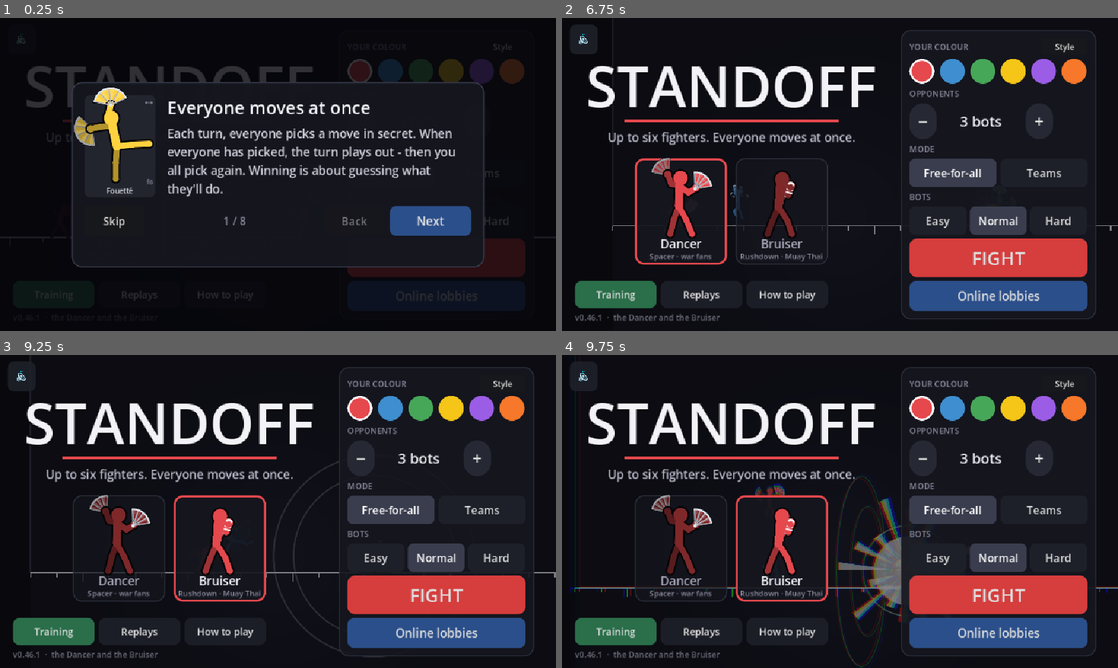
Above: before the commit, frames 1-4 (two rows, left to right).
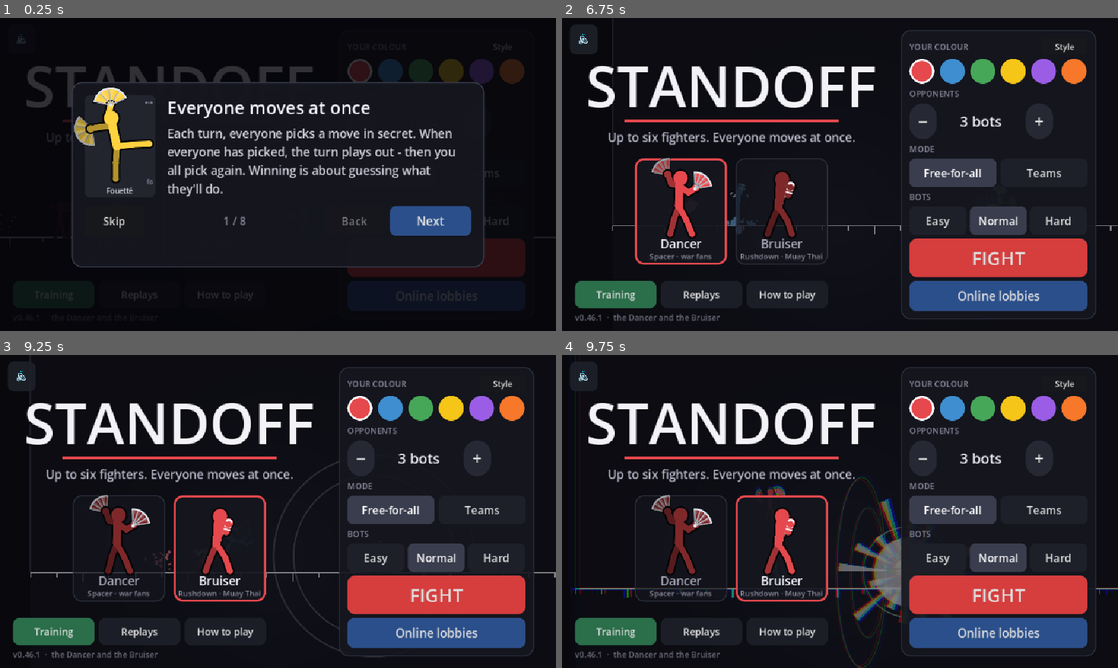
Above: after the commit, the same moments.

Repository: Veriduim/standoff
Game: Godot game, scene res://scenes/main.tscn
Two runs of this game, one before a commit and one after it. Both use one fixed random seed, a clock stepped at 60 frames per second and the inputs below.
Inputs (mouse positions are in pixels of both pictures, inside the frame that each line leads up to):
- Up to frame 1 (0.25 s): no input
- Up to frame 2 (6.75 s): click "Easy" at 0.5 s; click "Easy" at 1.25 s; click "Normal" at 2 s; click "Normal" at 2.75 s; click "Replays" at 3.5 s; click "Replays" at 4.25 s; click "Replays" at 5 s; click "Skip" at 5.75 s; click (678, 212) at 6.5 s
- Up to frame 3 (9.25 s): click (222, 549) at 7.25 s; click "Style" at 8 s; click "Done" at 8.75 s
- Up to frame 4 (9.75 s): click (923, 408) at 9.52 s

The runs differ from the first frame. In frame 2, 0.1% of the frame differs, in the area x 29-36%, y 52-70%; in frame 3, less than 0.1%; in frame 4, 1.5%, in the area x 1-100%, y 38-100%.

Commit message:
Step 2, movement: own drawings for Dash, Jump, Super Jump, Air Dash, Fast Fall, Back Step; YOMI-style dot bursts
Timmy 23 Oct 13:33-13:39 ("Just use YOMI and its Char Mods as inspiration" / "cool and snappy"): dash push-off +
chasse, a jump's stretched take-off, a super jump's loaded crouch, a flat-out air dash, a pencil fast fall, her hop-back
step; round dots in the fighter's colour shot out and slowing to a stop (YOMI's Jump / DashFloor / Dash / Landing
particles' counts and speeds, study only) on take-off, air jump, dash, landing.

Co-Authored-By: Claude Opus 5.5 <noreply@anthropic.com>
Claude-Session: https://claude.ai/code/session_01R2BMJXrBvoYP4Xx7LuCm2G

Diff:
--- a/scripts/sim/moves.gd
+++ b/scripts/sim/moves.gd
@@ -109,28 +109,28 @@
 		"walk": {"name": "Walk", "tab": "move", "kind": "move", "interrupt": true, "frames": 16, "where": "ground", "aim": "facing",
 			"motion": [[0, 13, 6.5, 0.0]], "pose": [[0, "walk1"], [5, "walk2"], [10, "walk1"], [14, "idle"]]},
 		"dash": {"name": "Dash", "tab": "move", "kind": "move", "interrupt": true, "frames": 12, "where": "ground", "aim": "facing",
-			"motion": [[1, 30, 15.0, 0.0]], "dist": [10, 20, 0.3], "pose": [[0, "dash"], [12, "idle"]]},   # (17 -> 15 (05:03):
+			"motion": [[1, 30, 15.0, 0.0]], "dist": [10, 20, 0.3], "pose": [[0, "dash_off"], [3, "dash"], [8, "dash_2"], [12, "idle"]]},   # (17 -> 15 (05:03):
 		# a zoner is slower going in - her Back Step stays as quick)
 		"backstep": {"name": "Back Step", "tab": "move", "kind": "move", "interrupt": true, "frames": 14, "where": "ground",
 			"aim": "facing", "motion": [[1, 10, -11.0, 0.0]], "invuln": [1, 6],
-			"pose": [[0, "crouch"], [4, "fall"], [11, "idle"]], "icon": "fall"},
+			"pose": [[0, "crouch"], [2, "backstep_hop"], [9, "fs_land"], [12, "idle"]], "icon": "backstep_hop"},
 		"roll": {"name": "Dodge", "tab": "defend", "floor": true, "kind": "move", "frames": 22, "where": "ground", "aim": "facing",
 			"motion": [[2, 17, 12.0, 0.0]], "invuln": [2, 14], "pose": [[0, "crouch"], [2, "dive"], [5, "tuck@90g"], [9, "tuck@180g"], [13, "tuck@270g"], [17, "crouch"]],
 			"pose_back": [[0, "crouch"], [2, "sitback"], [5, "tuck@-90g"], [9, "tuck@-180g"], [13, "tuck@-270g"], [17, "crouch"]],
 			"icon": "roll"},
 		"jump": {"name": "Jump", "tab": "move", "kind": "move", "interrupt": true, "frames": 6, "where": "ground", "aim": "up",
-			"dist": [6, 6, 0.72], "motion": [[1, 1, ["px", 8.5], -16.0]], "pose": [[0, "crouch"], [1, "jump"]], "icon": "jump",
+			"dist": [6, 6, 0.72], "motion": [[1, 1, ["px", 8.5], -16.0]], "pose": [[0, "crouch"], [1, "jump_off"], [4, "jump"]], "icon": "jump",
 			"pose_back": [[0, "crouch"], [1, "arch"], [3, "arch@-75"], [5, "tuck@-220"]]},
 		"superjump": {"name": "Super Jump", "tab": "move", "kind": "move", "interrupt": true, "frames": 12, "where": "ground",
-			"aim": "up", "motion": [[5, 5, ["px", 9.5], -21.5]], "pose": [[0, "crouch"], [5, "jump"]], "icon": "jump"},
+			"aim": "up", "motion": [[5, 5, ["px", 9.5], -21.5]], "pose": [[0, "crouch_deep"], [5, "jump_off"], [9, "jump"]], "icon": "jump"},
 		"airdash": {"name": "Air Dash", "tab": "move", "kind": "move", "interrupt": true, "frames": 14, "where": "air", "aim": "dir8",
-			"float": true, "air_option": true, "dist": [8, 16, 0.4], "motion": [[0, 13, ["px", 14.0], ["py", 14.0]]], "pose": [[0, "dash"]]},
+			"float": true, "air_option": true, "dist": [8, 16, 0.4], "motion": [[0, 13, ["px", 14.0], ["py", 14.0]]], "pose": [[0, "airdash"]], "icon": "airdash"},
 		"airjump": {"name": "Air Jump", "tab": "move", "kind": "move", "interrupt": true, "frames": 6, "where": "air",
 			"aim": "up", "air_option": true, "dist": [6, 6, 0.65], "motion": [[1, 1, ["px", 7.5], -14.0]],
 			"pose": [[0, "tuck@30"], [1, "tuck@120"], [3, "tuck@210"], [5, "tuck@300"]], "icon": "jump",
 			"pose_back": [[0, "arch"], [2, "arch@-80"], [4, "tuck@-220"]]},
 		"fastfall": {"name": "Fast Fall", "tab": "move", "kind": "move", "interrupt": true, "frames": 6, "where": "air", "aim": "none",
-			"motion": [[0, 0, 0.0, 18.0]], "pose": [[0, "fall"]]},
+			"motion": [[0, 0, 0.0, 18.0]], "pose": [[0, "fastfall"]], "icon": "fastfall"},
 		# ---- on the ground
 		# ---- her dance moves (20 Oct 16:17 "All sounds good to me": a melee spacer - YOMI's Cowboy the model, her fans
 		# her blades; each move's frames its nearest YOMI move's; "drawn": posed at full stretch, no exaggeration)
@@ -368,7 +368,7 @@
 			"motion": [[0, 13, 7.5, 0.0]], "pose": [[0, "b_walk1"], [5, "b_walk2"], [10, "b_walk1"], [14, "b_idle"]],
 			"icon": "b_walk1"},
 		"dash": {"name": "Dash", "tab": "move", "kind": "move", "interrupt": true, "frames": 12, "where": "ground", "aim": "facing",
-			"motion": [[1, 30, 19.0, 0.0]], "dist": [10, 20, 0.3], "pose": [[0, "b_dash"], [12, "b_idle"]], "icon": "b_dash"},
+			"motion": [[1, 30, 19.0, 0.0]], "dist": [10, 20, 0.3], "pose": [[0, "b_dash_off"], [3, "b_dash"], [12, "b_idle"]], "icon": "b_dash"},
 		"backstep": {"name": "Back Step", "tab": "move", "kind": "move", "interrupt": true, "frames": 14, "where": "ground",
 			"aim": "facing", "motion": [[1, 9, -9.0, 0.0]], "invuln": [1, 5],
 			"pose": [[0, "b_idle"], [3, "b_lean"], [11, "b_idle"]], "icon": "b_lean"},
@@ -387,16 +387,16 @@
 			"pose_back": [[0, "crouch"], [2, "sitback"], [4, "tuck@-90g"], [7, "tuck@-180g"], [11, "tuck@-270g"], [15, "crouch"]],
 			"icon": "roll"},
 		"jump": {"name": "Jump", "tab": "move", "kind": "move", "interrupt": true, "frames": 6, "where": "ground", "aim": "up",
-			"dist": [6, 6, 0.72], "motion": [[1, 1, ["px", 7.5], -14.0]], "pose": [[0, "crouch"], [1, "jump"]], "icon": "jump",
+			"dist": [6, 6, 0.72], "motion": [[1, 1, ["px", 7.5], -14.0]], "pose": [[0, "crouch"], [1, "jump_off"], [4, "jump"]], "icon": "jump",
 			"pose_back": [[0, "crouch"], [1, "arch"], [3, "arch@-75"], [5, "tuck@-220"]]},
 		"superjump": {"name": "Super Jump", "tab": "move", "kind": "move", "interrupt": true, "frames": 12, "where": "ground",
-			"aim": "up", "motion": [[5, 5, ["px", 8.5], -18.5]], "pose": [[0, "crouch"], [5, "jump"]], "icon": "jump"},
+			"aim": "up", "motion": [[5, 5, ["px", 8.5], -18.5]], "pose": [[0, "crouch_deep"], [5, "jump_off"], [9, "jump"]], "icon": "jump"},
 		"airjump": {"name": "Air Jump", "tab": "move", "kind": "move", "interrupt": true, "frames": 6, "where": "air",
 			"aim": "up", "air_option": true, "dist": [6, 6, 0.65], "motion": [[1, 1, ["px", 6.0], -11.0]],
 			"pose": [[0, "tuck@30"], [1, "tuck@120"], [3, "tuck@210"], [5, "tuck@300"]], "icon": "jump",
 			"pose_back": [[0, "arch"], [2, "arch@-80"], [4, "tuck@-220"]]},
 		"fastfall": {"name": "Fast Fall", "tab": "move", "kind": "move", "interrupt": true, "frames": 6, "where": "air", "aim": "none",
-			"motion": [[0, 0, 0.0, 18.0]], "pose": [[0, "fall"]]},
+			"motion": [[0, 0, 0.0, 18.0]], "pose": [[0, "fastfall"]], "icon": "fastfall"},
 		# ---- on the ground: the boxer's hands, the Thai fighter's shins and elbows
 		"jab": {"name": "Jab", "tab": "attack", "drawn": true, "kind": "attack", "proration": 2, "frames": 14, "where": "ground", "aim": "facing",
 			"motion": [[2, 5, 3.0, 0.0]],
--- a/scripts/ui/fx.gd
+++ b/scripts/ui/fx.gd
@@ -398,6 +398,52 @@
 		"r": 0.0, "w": 0.0, "x": 0.0})
 
 
+## YOMI's movement particles (23 Oct 13:36 Timmy: "Just use YOMI and its Char Mods as inspiration"): round dots in the
+## fighter's colour shot out and slowing to a stop - its JumpParticle, DashFloorParticle, DashParticle, LandingParticle
+## (study only: their counts, spreads, speeds, lifetimes, damping), scaled from YOMI's 32-tall fighters to ours.
+const YS := 3.3
+
+
+func _dots(at: Vector2, dir: Vector2, spread_deg: float, n: int, speed: float, life: float, size: float, c: Color,
+		rect := 0.0, sphere := 0.0) -> void:
+	for i in n:
+		var a := dir.angle() + deg_to_rad(_rng.randf_range(-spread_deg, spread_deg))
+		var off := Vector2(_rng.randf_range(-rect, rect), 0.0) * YS
+		if sphere > 0.0:
+			off = Vector2.from_angle(_rng.randf() * TAU) * _rng.randf() * sphere * YS
+		_add("dot", at + off, Vector2.from_angle(a) * speed * YS * _rng.randf_range(0.15, 1.0),
+				life * _rng.randf_range(0.25, 1.0), c, size * YS * _rng.randf_range(0.45, 1.0), 35.8 * YS * BIG)
+
+
+## A jump leaving the floor: a burst straight down off the feet, a little spray along the floor both ways.
+func takeoff(feet: Vector2, c: Color, s: float, seed_n: int) -> void:
+	_rng.seed = seed_n
+	_dots(feet, Vector2.DOWN, 6.55, int(21 * s), 84.6, 0.4, 6.9, c)
+	for side: float in [1.0, -1.0]:
+		_dots(feet, Vector2(side, -0.787).normalized(), 10.4, int(10 * s), 144.0, 0.29, 5.5, c, 16.0)
+
+
+## An air jump: the burst down off the feet, in the air.
+func airjump(feet: Vector2, c: Color, seed_n: int) -> void:
+	_rng.seed = seed_n
+	_dots(feet, Vector2.DOWN, 6.55, 21, 84.6, 0.4, 6.9, c)
+
+
+## A dash setting off (dir: the way they go): dots kicked up off the floor behind, a short cone off the body.
+func dash_off(feet: Vector2, dir: float, c: Color, seed_n: int, air := false) -> void:
+	_rng.seed = seed_n
+	if not air:
+		_dots(Vector2(feet.x, 0.0), Vector2(-dir, -0.787).normalized(), 10.4, 24, 144.0, 0.29, 5.5, c, 16.0)
+	_dots(feet + Vector2(0.0, -50.0), Vector2(-dir, 0.0), 6.55, 21, 73.9, 0.42, 5.2, c, 0.0, 9.4)
+
+
+## Touching down: dots sprayed along the floor both ways.
+func landing(feet: Vector2, c: Color, s: float, seed_n: int) -> void:
+	_rng.seed = seed_n
+	for side: float in [1.0, -1.0]:
+		_dots(Vector2(feet.x, 0.0), Vector2(side, -0.787).normalized(), 10.4, int(14 * s), 144.0, 0.29, 5.5, c, 16.0)
+
+
 ## Dust off the ground (a landing, feet sliding): grey bits kicked out both ways, low.
 func dust(at: Vector2, s: float, seed_n: int) -> void:
 	_rng.seed = seed_n
@@ -541,6 +587,9 @@
 		if p["k"] == "chip":
 			v.y += 1100.0 * delta
 			v *= pow(0.3, delta)
+		elif p["k"] == "dot":   # (YOMI's particles: no gravity, slowed steadily to a stop - x = the damping)
+			var sp := v.length()
+			v = v / sp * maxf(0.0, sp - float(p["x"]) * delta) if sp > 0.0 else v
 		elif p["k"] in ["petal", "ember"]:
 			v = _bit_motion(p, v, delta)
 		else:
@@ -776,6 +825,8 @@
 		match str(p["k"]):
 			"ink", "bubble", "floorring", "ribbon", "crack", "spikes", "bigstar", "puff", "mline":   # (behind the fighters - draw_back)
 				pass
+			"dot":   # (YOMI's round particle in their colour, shrinking away)
+				st.draw_circle(at, maxf(0.6, s * 0.5 * (1.0 - t)), c, true, -1.0, true)
 			"wring":   # (a wide thin ring opening out round a big moment; x = how strong)
 				var e := 1.0 - pow(1.0 - t, 2.0)
 				c.a = float(p["x"]) * (1.0 - t)
--- a/scripts/ui/poses.gd
+++ b/scripts/ui/poses.gd
@@ -231,6 +231,15 @@
 	"fs_vanish": {"head": [-5, -98], "neck": [-2, -86], "hip": [0, -52], "elbow_f": [2, -105], "hand_f": [-5, -120], "elbow_b": [-6, -105], "hand_b": [1, -120], "knee_f": [19, -35], "foot_f": [-3, -22], "knee_b": [0, -26], "foot_b": [-1, 0]},
 	"fs_catch": {"head": [-8, -95], "neck": [-4, -84], "hip": [0, -50], "elbow_f": [3, -103], "hand_f": [4, -119], "elbow_b": [-23, -88], "hand_b": [-39, -87], "knee_f": [19, -33], "foot_f": [14, -7], "knee_b": [-20, -34], "foot_b": [-43, -22]},
 	"fs_land": {"head": [6, -92], "neck": [4, -81], "hip": [0, -47], "elbow_f": [22, -73], "hand_f": [35, -83], "elbow_b": [-10, -66], "hand_b": [-13, -50], "knee_f": [15, -25], "foot_f": [7, -1], "knee_b": [-15, -25], "foot_b": [-8, 0]},
+	# (23 Oct 13:33, step 2: the movement moves' own drawings)
+	"dash_off": {"head": [17, -84], "neck": [14, -73], "hip": [0, -42], "elbow_f": [-3, -63], "hand_f": [-19, -59], "elbow_b": [-5, -66], "hand_b": [-21, -65], "knee_f": [20, -26], "foot_f": [16, 0], "knee_b": [-23, -29], "foot_b": [-47, -21]},
+	"dash_2": {"head": [7, -96], "neck": [6, -84], "hip": [0, -51], "elbow_f": [25, -88], "hand_f": [41, -89], "elbow_b": [-14, -88], "hand_b": [-30, -89], "knee_f": [8, -26], "foot_f": [7, 0], "knee_b": [-8, -26], "foot_b": [-11, 0]},
+	"jump_off": {"head": [-3, -96], "neck": [-1, -84], "hip": [0, -50], "elbow_f": [-3, -104], "hand_f": [-5, -120], "elbow_b": [-6, -103], "hand_b": [-11, -118], "knee_f": [1, -24], "foot_f": [0, 2], "knee_b": [-2, -24], "foot_b": [-6, 2]},
+	"crouch_deep": {"head": [22, -69], "neck": [19, -57], "hip": [0, -29], "elbow_f": [2, -47], "hand_f": [-13, -42], "elbow_b": [1, -49], "hand_b": [-15, -45], "knee_f": [26, -30], "foot_f": [23, -4], "knee_b": [26, -25], "foot_b": [20, 0]},
+	"airdash": {"head": [44, -62], "neck": [33, -58], "hip": [0, -50], "elbow_f": [53, -62], "hand_f": [68, -65], "elbow_b": [13, -55], "hand_b": [-3, -54], "knee_f": [-26, -45], "foot_f": [-52, -44], "knee_b": [-25, -43], "foot_b": [-51, -39]},
+	"fastfall": {"head": [0, -96], "neck": [0, -84], "hip": [0, -50], "elbow_f": [1, -104], "hand_f": [1, -120], "elbow_b": [-1, -104], "hand_b": [-3, -120], "knee_f": [0, -24], "foot_f": [0, 2], "knee_b": [-1, -24], "foot_b": [-3, 2]},
+	"backstep_hop": {"head": [-8, -97], "neck": [-7, -85], "hip": [0, -51], "elbow_f": [13, -88], "hand_f": [27, -95], "elbow_b": [11, -75], "hand_b": [27, -76], "knee_f": [25, -43], "foot_f": [33, -19], "knee_b": [-3, -26], "foot_b": [-7, 0]},
+	"b_dash_off": {"head": [17, -81], "neck": [14, -69], "hip": [0, -39], "elbow_f": [30, -60], "hand_f": [36, -75], "elbow_b": [23, -53], "hand_b": [26, -69], "knee_f": [21, -24], "foot_f": [19, 0], "knee_b": [-23, -27], "foot_b": [-46, -19]},
 	"down": {"head": [-44, -8], "neck": [-32, -8], "hip": [0, -8], "elbow_f": [-20, -18], "hand_f": [-8, -24],
 		"elbow_b": [-28, -2], "hand_b": [-16, 0], "knee_f": [18, -14], "foot_f": [36, -6], "knee_b": [18, -4],
 		"foot_b": [38, 0]},
--- a/scripts/ui/stage_view.gd
+++ b/scripts/ui/stage_view.gd
@@ -145,6 +145,15 @@
 		_after_n[i] = int(_after_n.get(i, 0)) + 1 if fast else 0
 		if mv == "fanstep" and speed > 60.0:   # (Fan Step's blink: her spin left fading where she was - 23 Oct)
 			fx.afterimage(i, p)
+		# (23 Oct, step 2 - YOMI's movement particles: a jump's burst, a dash's spray, an air jump's puff)
+		var feet := Vector2(float(r[0]), float(r[1]))
+		if mv in ["jump", "superjump"] and _crossed(p, r, mv, 5 if mv == "superjump" else 1):
+			fx.takeoff(Vector2(float(p[0]), 0.0), _dot_col(i), 1.3 if mv == "superjump" else 1.0, _tick_n * 7 + i)
+		elif mv == "airjump" and _crossed(p, r, mv, 1):
+			fx.airjump(feet, _dot_col(i), _tick_n * 7 + i)
+		elif mv in ["dash", "chase", "backstep", "airdash"] and _crossed(p, r, mv, 1):
+			var away := -1.0 if mv == "backstep" or (mv == "airdash" and _vx.get(i, 0.0) * float(r[2]) < 0.0) else 1.0
+			fx.dash_off(feet, float(r[2]) * away, _dot_col(i), _tick_n * 7 + i, mv == "airdash")
 		if fast and int(_after_n[i]) % 3 == 1:   # (a fading copy every third tick they're quick - fx keeps them longer;
 			# the Bruiser rushing in on his own feet leaves solid grey ones - 14:09 "The red guy could help with bruiser")
 			fx.afterimage(i, r, _char(i) == "bruiser" and int(r[5]) == 0 and speed > 5.5)
@@ -160,8 +169,8 @@
 			fx.ribbon(Vector2(float(p[0]), -16.0), Vector2(float(r[0]), -16.0), colour_of(i))   # floor - the mods' beams)
 		if float(p[1]) < -6.0 and float(r[1]) >= -0.5 and int(r[5]) != 4:   # (landed: squash, and dust if it was a drop)
 			_land[i] = LAND_TICKS
-			if dy > 6.0:
-				fx.dust(Vector2(float(r[0]), 0.0), clampf(dy / 14.0, 0.4, 1.2), _tick_n * 5 + i)
+			if dy > 6.0:   # (YOMI's landing: dots along the floor in their colour - 23 Oct)
+				fx.landing(Vector2(float(r[0]), 0.0), _dot_col(i), clampf(dy / 14.0, 0.5, 1.2), _tick_n * 5 + i)
 				if sfx != null:
 					sfx.play("land", -4.0)
 		elif _land.has(i):
@@ -967,3 +976,14 @@
 ## Moving away from the way they face (23 Oct - a back jump flips backward, a backward dodge rolls backward).
 func _backward(i: int, r: Array) -> bool:
 	return float(_vx.get(i, 0.0)) * float(r[2]) < -1.0
+
+
+## The move reached frame k this tick (it started, or ticked past k) - a one-off effect fires once.
+func _crossed(p: Array, r: Array, mv: String, k: int) -> bool:
+	var f := int(r[4])
+	return f >= k and (str(p[3]) != mv or int(p[4]) < k)
+
+
+## YOMI's movement particles' colour: theirs, a little lighter.
+func _dot_col(i: int) -> Color:
+	return colour_of(i).lightened(0.25)
